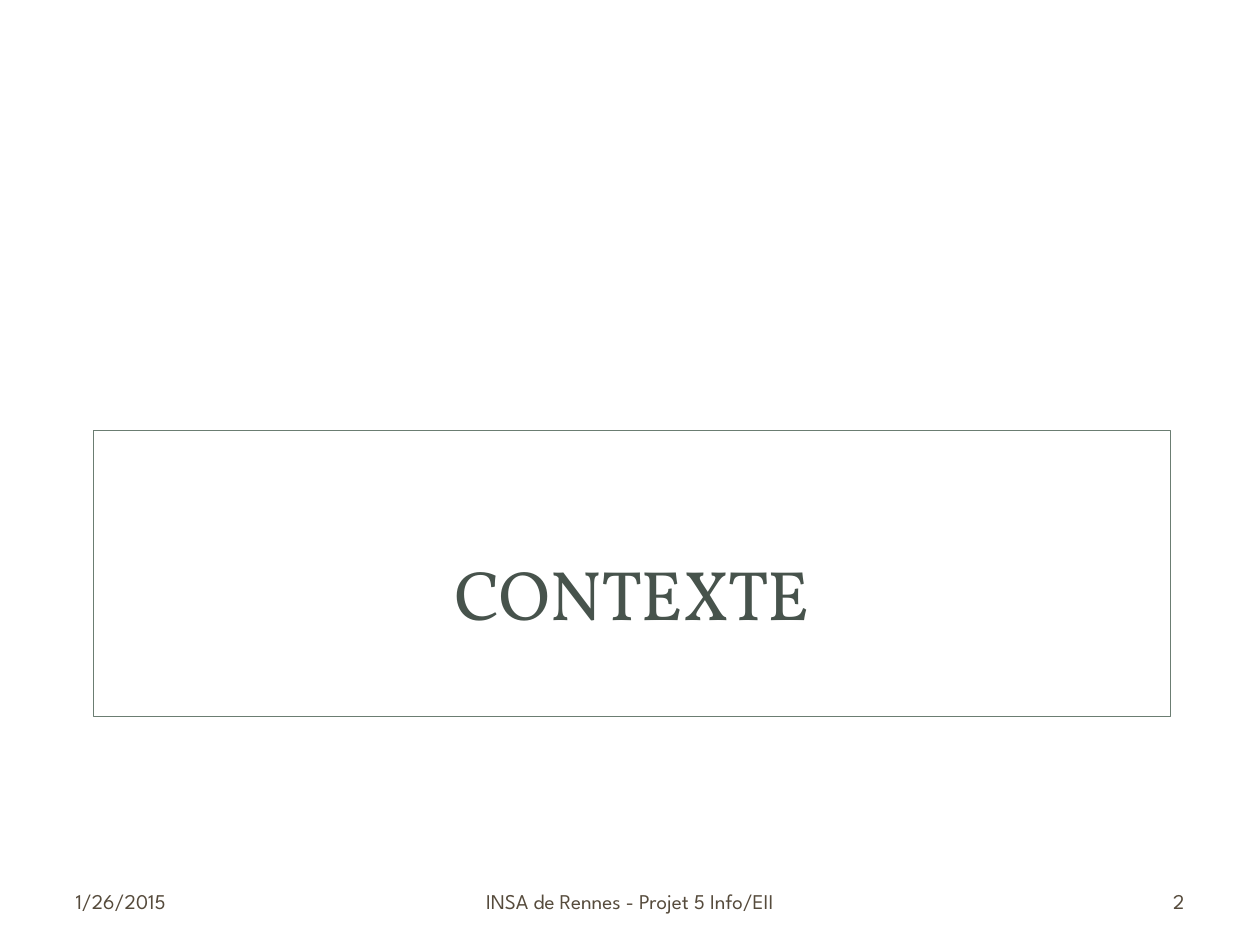
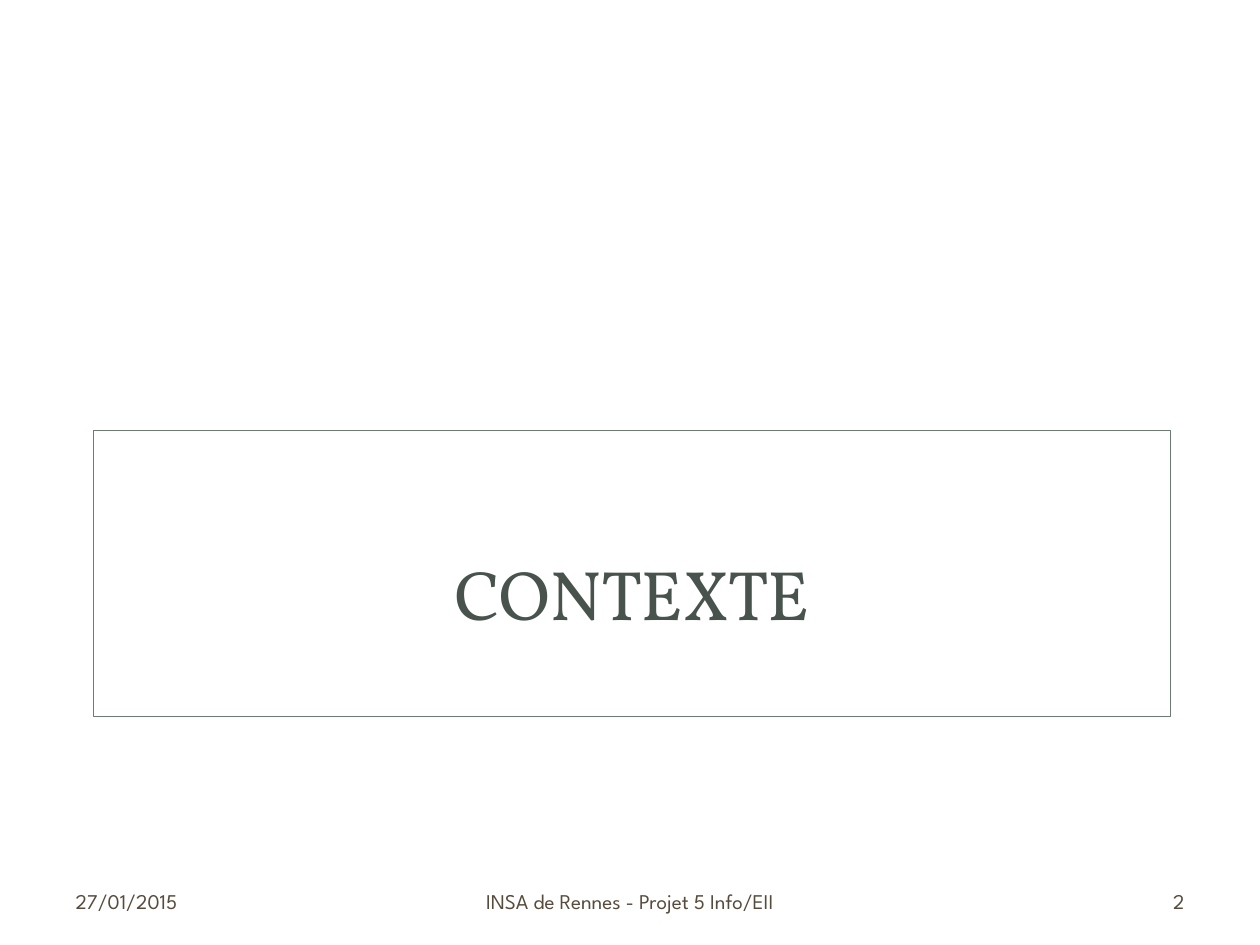
Before and after one commit to aurrelhebert/Projet_Belote, a slide deck: slide 2 of doc/presentation.pptx. Drawn at 1260x945 pixels with LibreOffice and Linux fonts; fonts in the diff are those of the drawing; background and template pictures are left out. Boxes give left, top, right and bottom in pixels: in the first picture for what was removed or moved away, otherwise in the second. Text is boxed around its words. In the diff, an @@ line names an element or a change of style, - is before the commit and + after.

```diff
--- a/doc/presentation.pptx
+++ b/doc/presentation.pptx
@@ text at [76,894,178,911]: text changed @@
-1/26/2015
+27/01/2015
```
Also in this commit, not shown: 10 other slides changed, 1 slide added.
